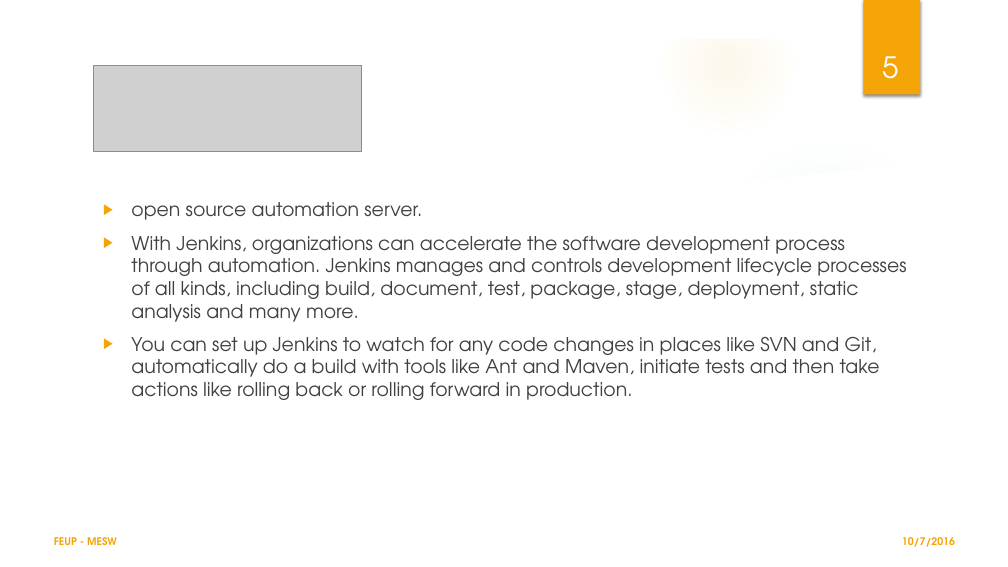
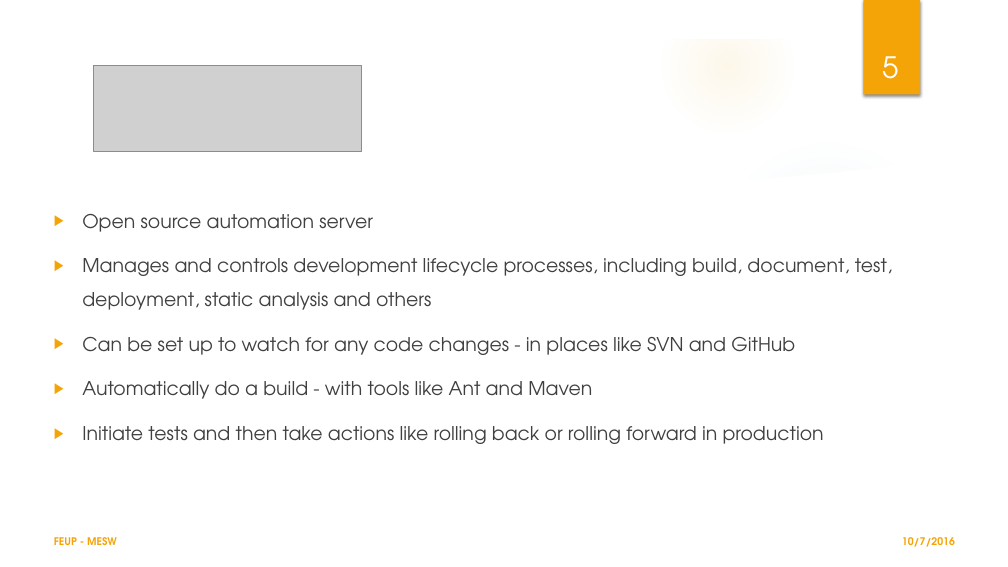
Before and after one commit to LESTeamC/CONTINUOUS_INTEGRATION, a slide deck: slide 5 of CI_TEAMC.pptx. Drawn at 1008x567 pixels with LibreOffice and Linux fonts; fonts in the diff are those of the drawing; grey boxes stand for pictures; background and template pictures are left out. Boxes give left, top, right and bottom in pixels: in the first picture for what was removed or moved away, otherwise in the second. Text is boxed around its words. In the diff, an @@ line names an element or a change of style, - is before the commit and + after.

Commit message:
Add files via upload
jenkins, bamboo and travis ready
missing: codeship and table for bamboo and travis

```diff
--- a/CI_TEAMC.pptx
+++ b/CI_TEAMC.pptx
@@ text at (82,214,892,444): text changed @@
-▶ open source automation server.
-▶ With Jenkins, organizations can accelerate the software development process through automation. Jenkins manages and controls development lifecycle processes of all kinds, including build, document, test, package, stage, deployment, static analysis and many more.
-▶ You can set up Jenkins to watch for any code changes in places like SVN and Git, automatically do a build with tools like Ant and Maven, initiate tests and then take actions like rolling back or rolling forward in production.
+▶ Open source automation server
+▶ Manages and controls development lifecycle processes, including build, document, test, deployment, static analysis and others
+▶ Can be set up to watch for any code changes - in places like SVN and GitHub
+▶ Automatically do a build - with tools like Ant and Maven
+▶ Initiate tests and then take actions like rolling back or rolling forward in production
```
Also in this commit, not shown: 6 other slides changed, 4 slides added, 1 slide removed.
